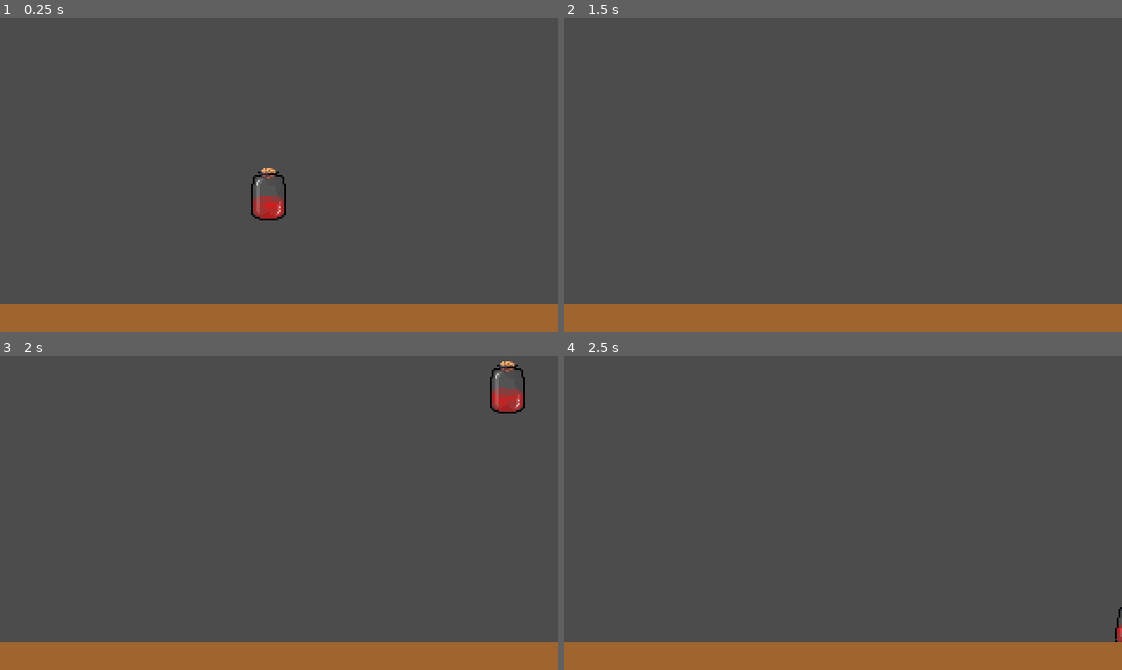
Above: before the commit, frames 1-4 (two rows, left to right).
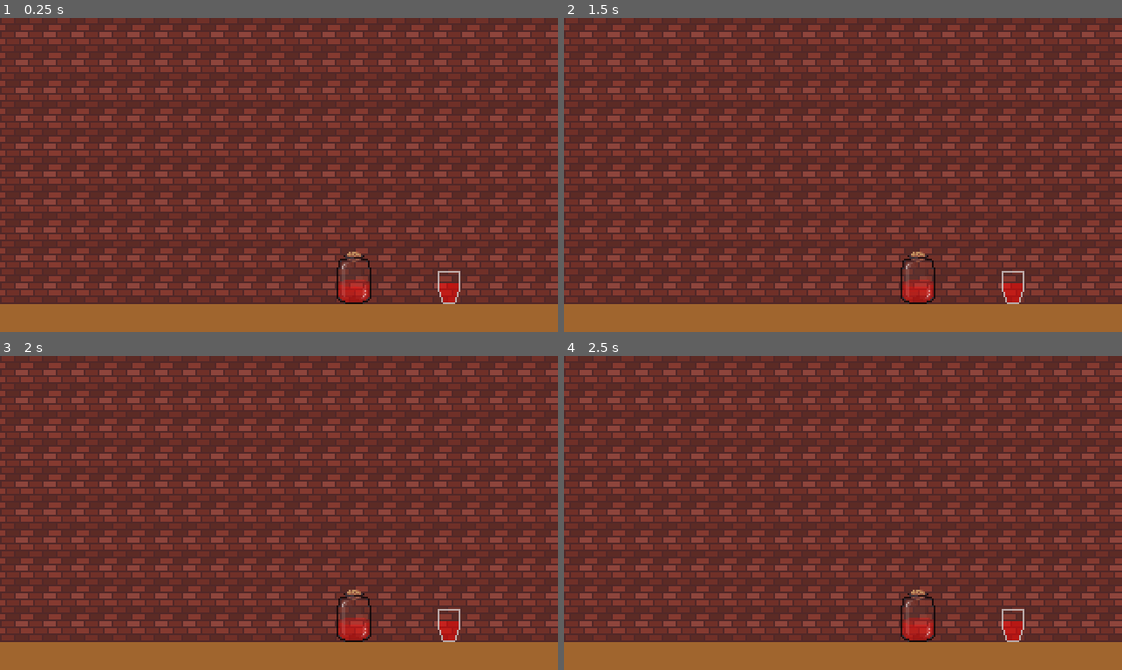
Above: after the commit, the same moments.

Repository: Dowsley/the-witching-hour
Game: Godot game, scene res://src/game.tscn
Same seed, same stepped clock (60 frames per second), same inputs: the game is played once before the commit and once after it.
Inputs (mouse positions are in pixels of both pictures, inside the frame that each line leads up to):
- Up to frame 1 (0.25 s): no input
- Up to frame 2 (1.5 s): drag from (831, 272) to (898, 105) at 0.52 s; drag from (731, 190) to (949, 18) at 1.27 s
- Up to frame 3 (2 s): no input
- Up to frame 4 (2.5 s): move the mouse to (898, 443) at 2.02 s; click (898, 443) at 2.17 s

The runs differ from the first frame. In frame 1, 91% of the frame differs, in the area x 0-100%, y 0-92%; in frame 2, 91%; in frame 3, 91%; in frame 4, 91%.

Commit message:
Add multiple vials

Diff:
--- a/project.godot
+++ b/project.godot
@@ -9,6 +9,11 @@
 config_version=4
 
 _global_script_classes=[ {
+"base": "RigidBody2D",
+"class": "Draggable",
+"language": "GDScript",
+"path": "res://src/types/draggable.gd"
+}, {
 "base": "VisualShaderNodeCustom",
 "class": "VisualShaderNodeCellularNoise2D",
 "language": "GDScript",
@@ -605,6 +610,7 @@
 "path": "res://addons/shaderV/tools/vec2Compose.gd"
 } ]
 _global_script_class_icons={
+"Draggable": "",
 "VisualShaderNodeCellularNoise2D": "",
 "VisualShaderNodeCellularNoise2D_2X2": "",
 "VisualShaderNodeCellularNoise3D": "",
@@ -747,10 +753,35 @@
 window/stretch/mode="viewport"
 window/stretch/aspect="keep"
 
+[importer_defaults]
+
+texture={
+"compress/bptc_ldr": 0,
+"compress/hdr_mode": 0,
+"compress/lossy_quality": 0.7,
+"compress/mode": 0,
+"compress/normal_map": 0,
+"detect_3d": true,
+"flags/anisotropic": false,
+"flags/filter": false,
+"flags/mipmaps": false,
+"flags/repeat": 0,
+"flags/srgb": 2,
+"process/HDR_as_SRGB": false,
+"process/fix_alpha_border": true,
+"process/invert_color": false,
+"process/normal_map_invert_y": false,
+"process/premult_alpha": false,
+"size_limit": 0,
+"stream": false,
+"svg/scale": 1.0
+}
+
 [physics]
 
 common/enable_pause_aware_picking=true
 
 [rendering]
 
+environment/default_clear_color=Color( 0, 0, 0, 1 )
 environment/default_environment="res://default_env.tres"
--- a/src/bottle/bottle.gd
+++ b/src/bottle/bottle.gd
@@ -1,60 +1 @@
-extends RigidBody2D
-
-var is_dragging := false
-var previous_mouse_position := Vector2.ZERO
-var velocity := Vector2.ZERO
-
-
-func _ready() -> void:
-	angular_damp = INF
-	gravity_scale = Globals.gravity_scale
-	linear_damp = Globals.air_resistance
-
-
-func _input(event: InputEvent) -> void:
-	if not is_dragging:
-		return
-
-	if event is InputEventMouseButton:
-		if MouseInputUtil.is_left_mouse_button_released(event):
-			release_drag(event)
-	elif event is InputEventMouseMotion and is_dragging:
-		drag_object(event)
-
-
-# This stops the object from rotating
-func _integrate_forces(state: Physics2DDirectBodyState) -> void:
-	state.angular_velocity = 0
-	var new_transform = Transform2D(0, state.transform.origin)
-	state.transform = new_transform
-
-
-func release_drag(mouse_button_event: InputEventMouseButton) -> void:
-	previous_mouse_position = Vector2.ZERO
-	is_dragging = false
-	mode = MODE_RIGID
-
-	var local_impulse_point = to_local(mouse_button_event.position).limit_length(5)
-	var is_upside_down = abs(sin(rotation)) > 0.707 # sin(45°) to check for upside down
-	if is_upside_down:
-		local_impulse_point.x = -local_impulse_point.x
-
-	var impulse = velocity * 20
-	apply_impulse(local_impulse_point, impulse.limit_length(1000))
-
-
-func drag_object(mouse_motion_event: InputEventMouseMotion) -> void:
-	var previous_position = position
-	position += mouse_motion_event.position - previous_mouse_position
-	velocity = position - previous_position
-	previous_mouse_position = mouse_motion_event.position
-
-
-func _on_DraggableArea_input_event(viewport: Viewport, event: InputEvent, shape_idx: int) -> void:
-	if event is InputEventMouseButton:
-		if MouseInputUtil.is_left_mouse_button_pressed(event):
-			get_viewport().set_input_as_handled()
-			previous_mouse_position = event.position
-			is_dragging = true
-			mode = MODE_STATIC
-			#rotation_degrees = 0
+extends Draggable
--- a/src/bottle/bottle.tscn
+++ b/src/bottle/bottle.tscn
@@ -11,19 +11,20 @@
 [sub_resource type="PhysicsMaterial" id=4]
 
 [sub_resource type="ShaderMaterial" id=1]
+resource_local_to_scene = true
 shader = ExtResource( 6 )
 shader_param/Color = Color( 1, 0, 0, 1 )
 shader_param/SurfaceRotation = null
 shader_param/Fill = 0.6
 shader_param/NoiseScale = 3.0
-shader_param/MinOpacity = 0.5
+shader_param/MinOpacity = 0.7
 shader_param/FillTexture = ExtResource( 1 )
 
 [sub_resource type="RectangleShape2D" id=2]
-extents = Vector2( 10, 15 )
+extents = Vector2( 9, 15 )
 
 [sub_resource type="RectangleShape2D" id=3]
-extents = Vector2( 11, 16 )
+extents = Vector2( 10.625, 15.875 )
 
 [node name="Bottle" type="RigidBody2D"]
 physics_material_override = SubResource( 4 )
@@ -52,6 +53,7 @@
 [node name="DraggableArea" type="Area2D" parent="."]
 
 [node name="CollisionShape2D" type="CollisionShape2D" parent="DraggableArea"]
+position = Vector2( -0.375, -0.125 )
 shape = SubResource( 3 )
 
 [connection signal="input_event" from="DraggableArea" to="." method="_on_DraggableArea_input_event"]
--- a/src/bottle/pendulum.gd
+++ b/src/bottle/pendulum.gd
@@ -1,9 +1,9 @@
 extends Position2D
 
 # The length of the pendulum.
-export(float) var length = 30
+export(float) var length := 30.0
 # Unrealistic gravity to artificially slow down the movement.
-export(float) var gravity = 24 # 98
+export(float) var gravity := 24.0 # 98
 # Damping factor.
 export(float) var damping = 0.995
 
--- a/src/game.tscn
+++ b/src/game.tscn
@@ -1,14 +1,74 @@
-[gd_scene load_steps=3 format=2]
+[gd_scene load_steps=13 format=2]
 
 [ext_resource path="res://src/bottle/bottle.tscn" type="PackedScene" id=1]
+[ext_resource path="res://assets/img/bricks_16b.png" type="Texture" id=2]
+[ext_resource path="res://assets/img/flat_cup.png" type="Texture" id=3]
+[ext_resource path="res://assets/img/flat_cup_mask.png" type="Texture" id=4]
+[ext_resource path="res://assets/resources/liquid.tres" type="Shader" id=5]
+[ext_resource path="res://assets/img/fill.png" type="Texture" id=6]
+[ext_resource path="res://assets/img/fill_flat.png" type="Texture" id=7]
+
+[sub_resource type="ShaderMaterial" id=4]
+resource_local_to_scene = true
+shader = ExtResource( 5 )
+shader_param/Color = Color( 1, 0, 0, 1 )
+shader_param/SurfaceRotation = null
+shader_param/Fill = 0.6
+shader_param/NoiseScale = 3.0
+shader_param/MinOpacity = 0.7
+shader_param/FillTexture = ExtResource( 6 )
+
+[sub_resource type="ShaderMaterial" id=5]
+resource_local_to_scene = true
+shader = ExtResource( 5 )
+shader_param/Color = Color( 1, 0, 0, 1 )
+shader_param/SurfaceRotation = null
+shader_param/Fill = 0.6
+shader_param/NoiseScale = 3.0
+shader_param/MinOpacity = 0.7
+shader_param/FillTexture = ExtResource( 7 )
+
+[sub_resource type="RectangleShape2D" id=2]
+extents = Vector2( 6.5, 9.5 )
+
+[sub_resource type="RectangleShape2D" id=3]
+extents = Vector2( 7.3125, 10.5 )
 
 [sub_resource type="RectangleShape2D" id=1]
 extents = Vector2( 160, 8 )
 
 [node name="Game" type="Node2D"]
 
-[node name="Bottle" parent="." instance=ExtResource( 1 )]
-position = Vector2( 154, 87 )
+[node name="BrickBG" type="Sprite" parent="."]
+modulate = Color( 1, 1, 1, 0.709804 )
+position = Vector2( 160, 90 )
+texture = ExtResource( 2 )
+region_enabled = true
+region_rect = Rect2( 0, 0, 320, 180 )
+
+[node name="Bottle" parent="BrickBG" instance=ExtResource( 1 )]
+position = Vector2( 43, 59 )
+
+[node name="Liquid" parent="BrickBG/Bottle/Sprite" index="0"]
+material = SubResource( 4 )
+
+[node name="Cup" parent="BrickBG" instance=ExtResource( 1 )]
+position = Vector2( 98, 58 )
+
+[node name="Sprite" parent="BrickBG/Cup" index="0"]
+texture = ExtResource( 3 )
+
+[node name="Liquid" parent="BrickBG/Cup/Sprite" index="0"]
+material = SubResource( 5 )
+texture = ExtResource( 4 )
+
+[node name="CollisionShape2D" parent="BrickBG/Cup" index="1"]
+position = Vector2( -0.5, 6.5 )
+shape = SubResource( 2 )
+
+[node name="CollisionShape2D" parent="BrickBG/Cup/DraggableArea" index="0"]
+position = Vector2( -0.3125, 6.5 )
+shape = SubResource( 3 )
 
 [node name="StaticBody2D" type="StaticBody2D" parent="."]
 position = Vector2( 0, 164 )
@@ -21,3 +81,6 @@
 [node name="CollisionShape2D" type="CollisionShape2D" parent="StaticBody2D"]
 position = Vector2( 160, 8 )
 shape = SubResource( 1 )
+
+[editable path="BrickBG/Bottle"]
+[editable path="BrickBG/Cup"]
--- /dev/null
+++ b/src/types/draggable.gd
@@ -0,0 +1,61 @@
+extends RigidBody2D
+class_name Draggable
+
+var is_dragging := false
+var previous_mouse_position := Vector2.ZERO
+var velocity := Vector2.ZERO
+
+
+func _ready() -> void:
+	angular_damp = INF
+	gravity_scale = Globals.gravity_scale
+	linear_damp = Globals.air_resistance
+
+
+func _input(event: InputEvent) -> void:
+	if not is_dragging:
+		return
+
+	if event is InputEventMouseButton:
+		if MouseInputUtil.is_left_mouse_button_released(event):
+			release_drag(event)
+	elif event is InputEventMouseMotion and is_dragging:
+		drag_object(event)
+
+
+# This stops the object from rotating
+func _integrate_forces(state: Physics2DDirectBodyState) -> void:
+	state.angular_velocity = 0
+	var new_transform = Transform2D(0, state.transform.origin)
+	state.transform = new_transform
+
+
+func release_drag(mouse_button_event: InputEventMouseButton) -> void:
+	previous_mouse_position = Vector2.ZERO
+	is_dragging = false
+	mode = MODE_RIGID
+
+	var local_impulse_point = to_local(mouse_button_event.position).limit_length(5)
+	var is_upside_down = abs(sin(rotation)) > 0.707 # sin(45°) to check for upside down
+	if is_upside_down:
+		local_impulse_point.x = -local_impulse_point.x
+
+	var impulse = velocity * 20
+	apply_impulse(local_impulse_point, impulse.limit_length(1000))
+
+
+func drag_object(mouse_motion_event: InputEventMouseMotion) -> void:
+	var previous_position = position
+	position += mouse_motion_event.position - previous_mouse_position
+	velocity = position - previous_position
+	previous_mouse_position = mouse_motion_event.position
+
+
+func _on_DraggableArea_input_event(viewport: Viewport, event: InputEvent, shape_idx: int) -> void:
+	if event is InputEventMouseButton:
+		if MouseInputUtil.is_left_mouse_button_pressed(event):
+			get_viewport().set_input_as_handled()
+			previous_mouse_position = event.position
+			is_dragging = true
+			mode = MODE_STATIC
+			#rotation_degrees = 0
Binary file added: assets/img/bricks_16b.png
Not shown, added: assets/img/bricks_16b.png.import
Binary file added: assets/img/fill_flat.png
Not shown, added: assets/img/fill_flat.png.import
Binary file changed: assets/img/flat_cup_mask.png
Binary file removed: assets/img/square_mask.png
Not shown, changed: .gitignore
